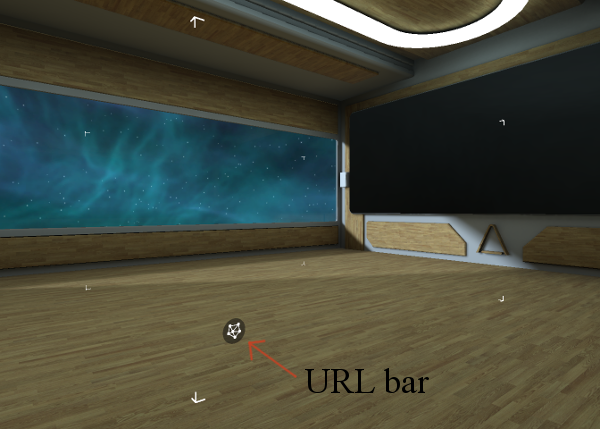
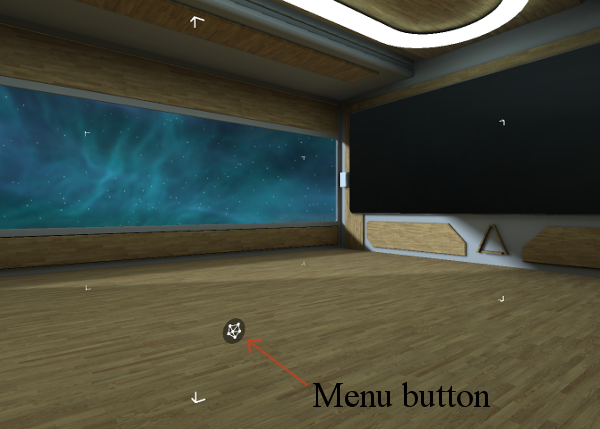
Comparing the layer stacks of the two w=600, h=429 images. Changes:
painted on "menu (2000ms)" over 246, 338, 490, 407
